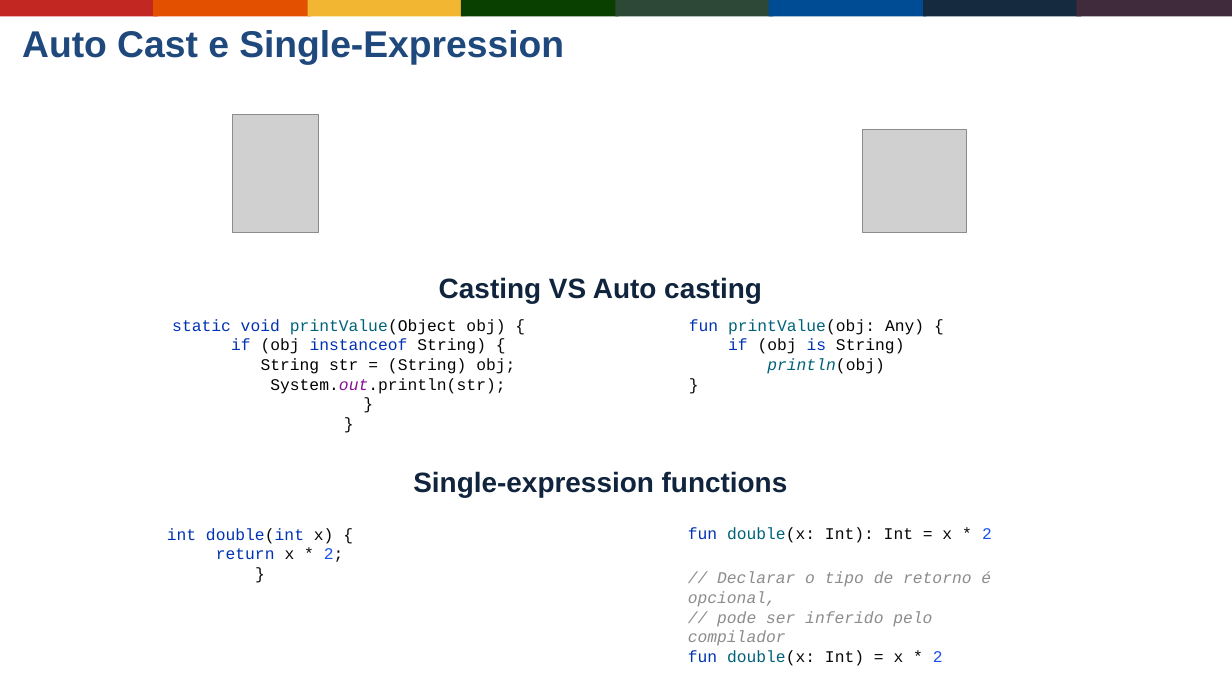
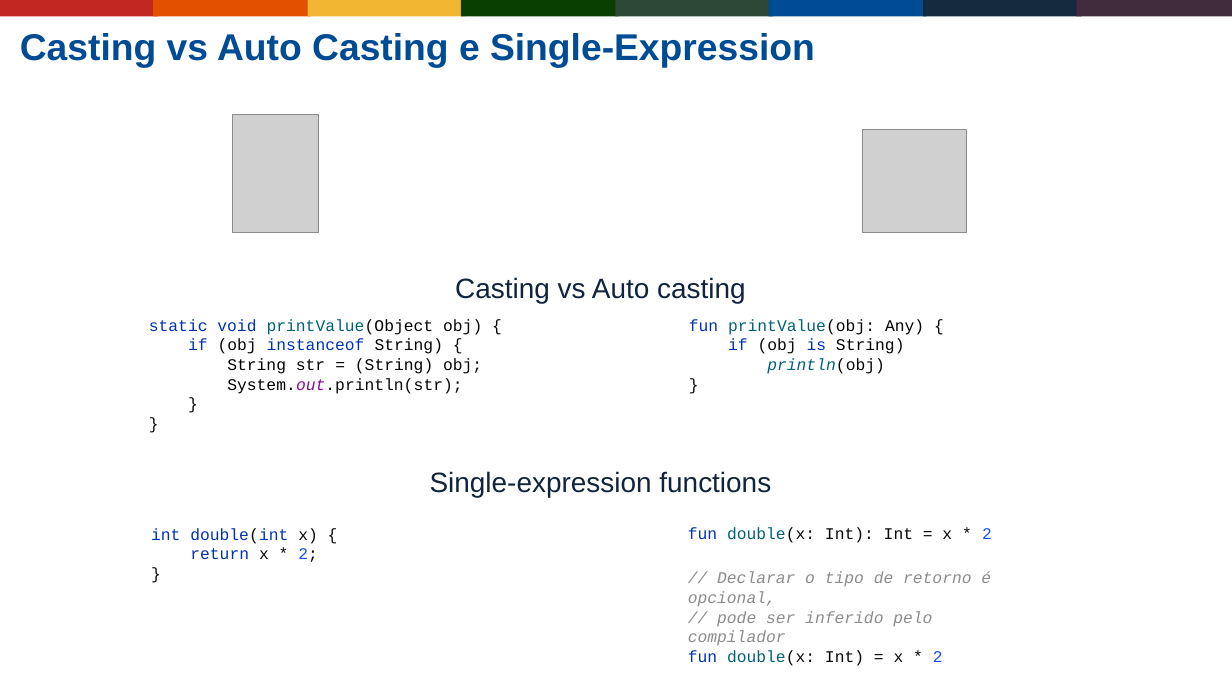
Before and after one commit to Gabrielgps25/meetup-kotlin-java-differences-features, a slide deck: slide 15 of buscando-interoperabilidade-entre-java-jvm-kotlin.odp. Drawn at 1232x693 pixels with LibreOffice and Linux fonts; fonts in the diff are those of the drawing; grey boxes stand for pictures; background and template pictures are left out. Boxes give left, top, right and bottom in pixels: in the first picture for what was removed or moved away, otherwise in the second. Text is boxed around its words. In the diff, an @@ line names an element or a change of style, - is before the commit and + after.

Commit message:
fix: Improve odp presentation

```diff
--- a/buscando-interoperabilidade-entre-java-jvm-kotlin.odp
+++ b/buscando-interoperabilidade-entre-java-jvm-kotlin.odp
@@ title at [20,33,815,68]: text changed; text colour #1F497D to #004C94 @@
-Auto Cast e Single-Expression
+Casting vs Auto Casting e Single-Expression
@@ text at [455,277,746,303]: text changed; bold off @@
-Casting VS Auto casting
+Casting vs Auto casting
@@ text "static void printValue(Object obj) { ..." at [149,319,482,394]: alignment centre to left @@
@@ text "Single-expression functions" at [430,471,771,497]: bold off @@
@@ text "int double(int x) { return ..." at [151,528,318,562]: alignment centre to left @@
```
Also in this commit, not shown: 21 other slides changed.
